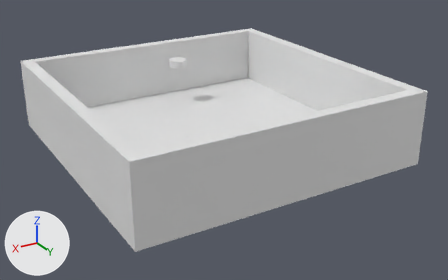
Renders of the Blender file Resources/levels/stage.blend from each side of a commit.
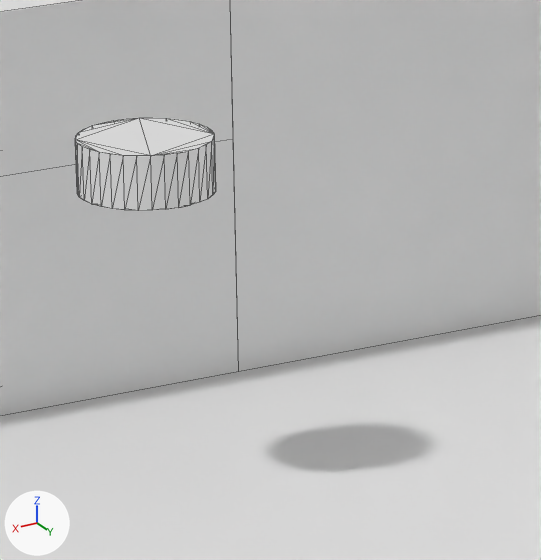
The first picture shows the older version from a camera (50 mm lens) standing at (238.0, 421.0, 205.0) and looking at (-6.0, 15.0, 2.0). The close-ups show both versions on the part from 36% to 51% of the width and 15% to 40% of the height of that picture; other places that the commit changed are outside them. Arrows for +X, +Y and +Z are at lower left; the lights stay in place. The close-ups show mesh edges as thin lines.

The scene before the commit, as lines of its bpy script (objects in view):
```python
me_円柱_018 = bpy.data.meshes.new('円柱.018')
me_円柱_018.from_pydata(...)  # a 32-sided cylinder along z spanning x -1.0..1.0, y -1.0..1.0, z 0.0..0.8
me_円柱_018.materials.append(mat_マテリアル_018)  # white #e7e7e7
me_立方体_002 = bpy.data.meshes.new('立方体.002')
me_立方体_002.from_pydata(...)  # a box spanning x -1.0..1.0, y -1.0..1.0, z -1.0..1.0
me_立方体_024 = bpy.data.meshes.new('立方体.024')
me_立方体_024.from_pydata(...)  # a box spanning x -1.0..1.0, y -1.0..1.0, z -1.0..1.0
ob_spawnpoint = bpy.data.objects.new('SpawnPoint', me_円柱_018)
ob_spawnpoint.location = (-13.1, -80.5, 40.0)
ob_spawnpoint.scale = (8.0, 8.0, 8.0)
ob_立方体_002 = bpy.data.objects.new('立方体.002', me_立方体_002)
ob_立方体_002.location = (-75.0, -115.0, 30.0)
ob_立方体_002.scale = (35.0, 5.0, 25.0)
ob_立方体_023 = bpy.data.objects.new('立方体.023', me_立方体_024)
ob_立方体_023.location = (0.0, -115.0, 20.0)
ob_立方体_023.scale = (40.0, 5.0, 15.0)
# also in view: '地面' at (0.0, 0.0, 0.0); '立方体.018' at (0.0, -115.0, 45.0)
```
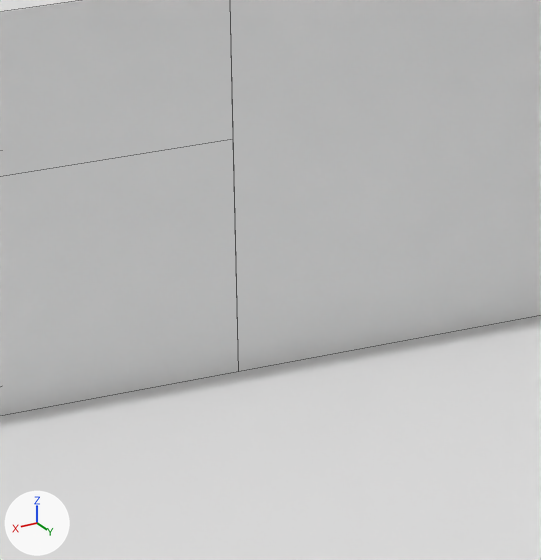
Location of each change, [x1, y1, x2, y2] in pixels of the close-ups (541 x 560 px):
```json
{"object": "SpawnPoint", "change": "moved", "before": [75, 118, 216, 211], "on screen": "not visible afterwards"}
```

The change, as JSON lines over the scene's bpy script:
```json
{"op": "set", "path": "ob_spawnpoint.location", "old": "(-13.1, -80.5, 40.0)", "new": "(-50.0, 0.0, 40.0)"}
```
